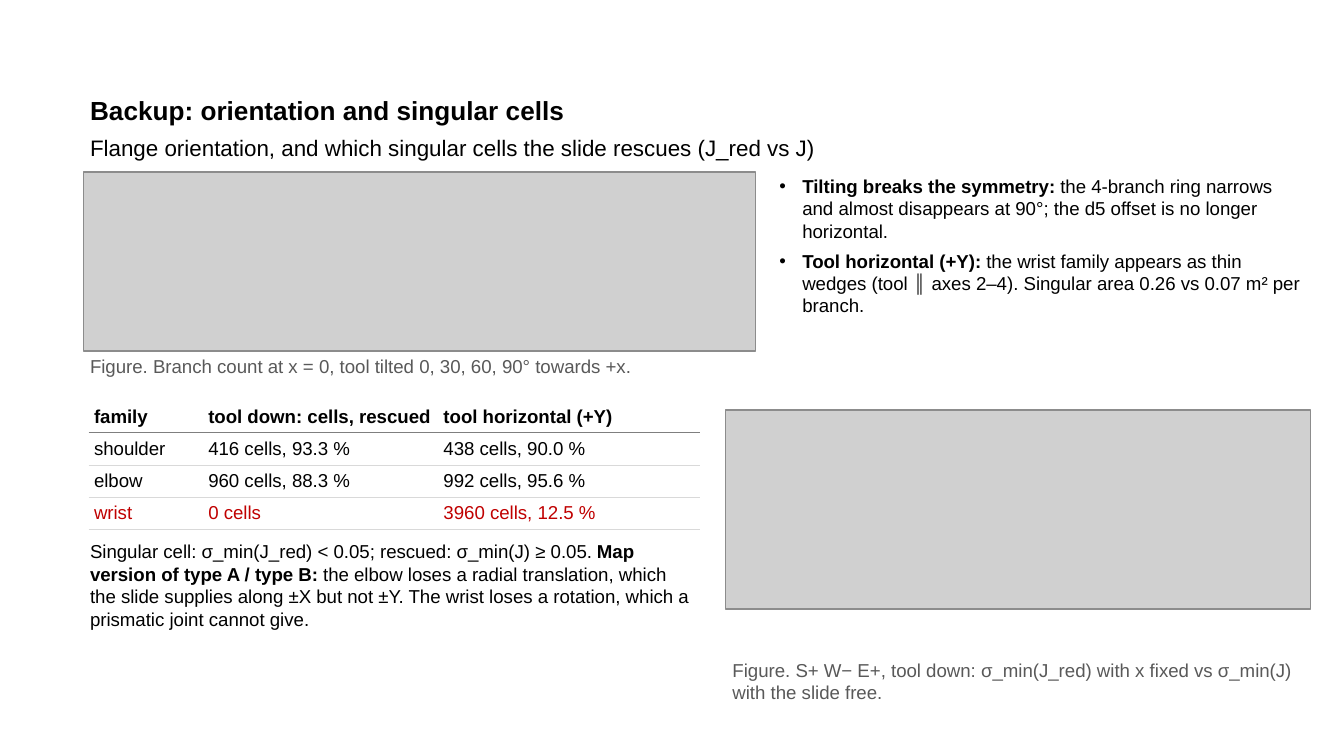
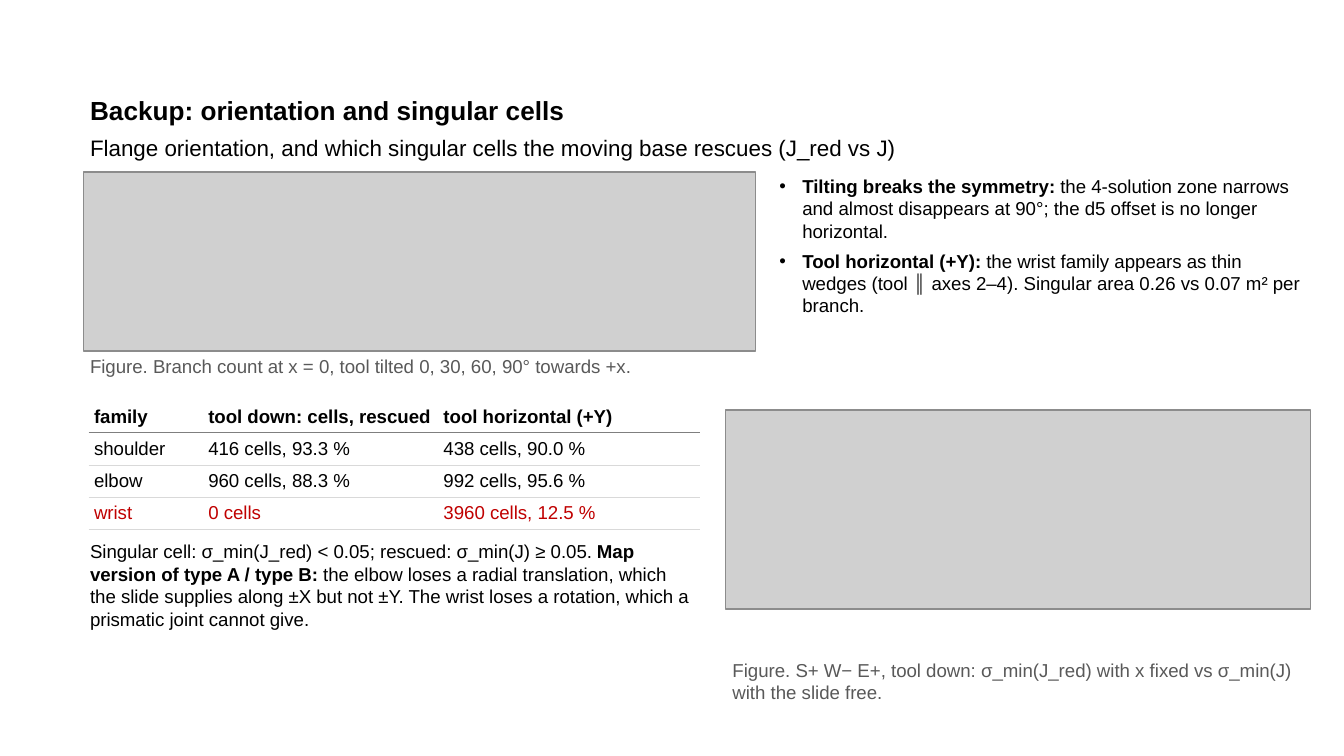
Before and after one commit to wenqian157/p6r_planner, a slide deck: slide 22 of results/presentation/P6R_presentation_complete.pptx. Drawn at 1344x756 pixels with LibreOffice and Linux fonts; fonts in the diff are those of the drawing; grey boxes stand for pictures. Boxes give left, top, right and bottom in pixels: in the first picture for what was removed or moved away, otherwise in the second. Text is boxed around its words. In the diff, an @@ line names an element or a change of style, - is before the commit and + after.

```diff
--- a/results/presentation/P6R_presentation_complete.pptx
+++ b/results/presentation/P6R_presentation_complete.pptx
@@ text at (90,139,896,161): text changed @@
-Flange orientation, and which singular cells the slide rescues (J_red vs J)
+Flange orientation, and which singular cells the moving base rescues (J_red vs J)
@@ text at (802,179,1289,239): text changed @@
-• Tilting breaks the symmetry: the 4-branch ring narrows and almost disappears at 90°; the d5 offset is no longer horizontal.
+• Tilting breaks the symmetry: the 4-solution zone narrows and almost disappears at 90°; the d5 offset is no longer horizontal.
```
Also in this commit, not shown: 6 other slides changed, 1 other file.
